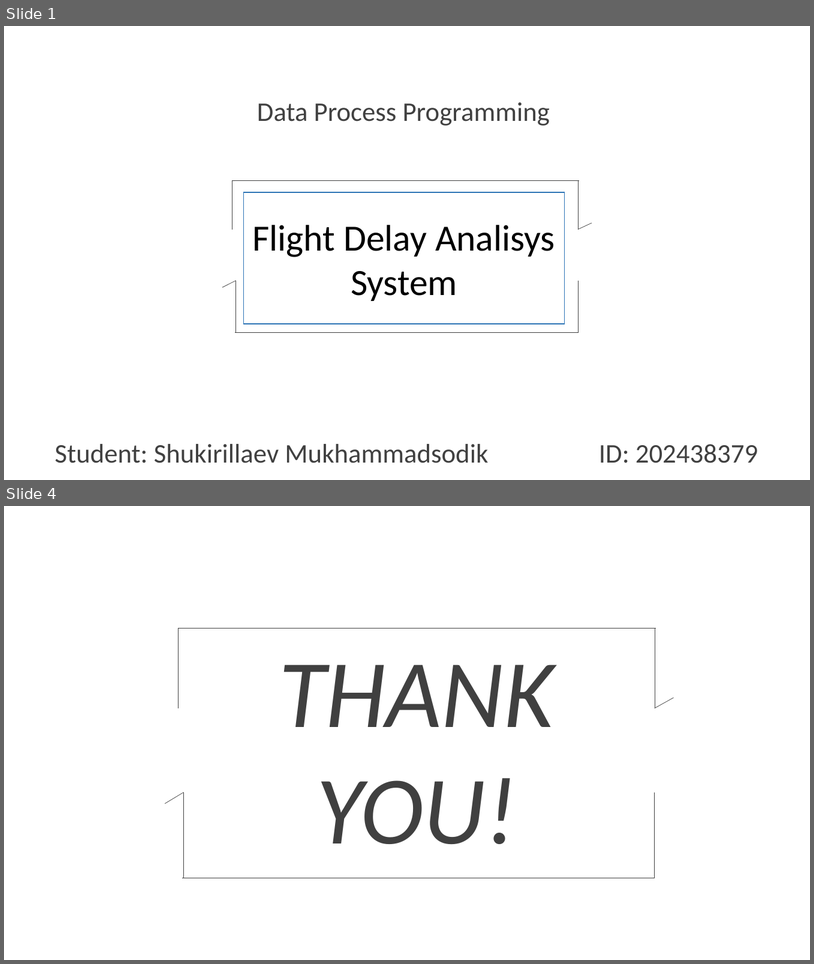
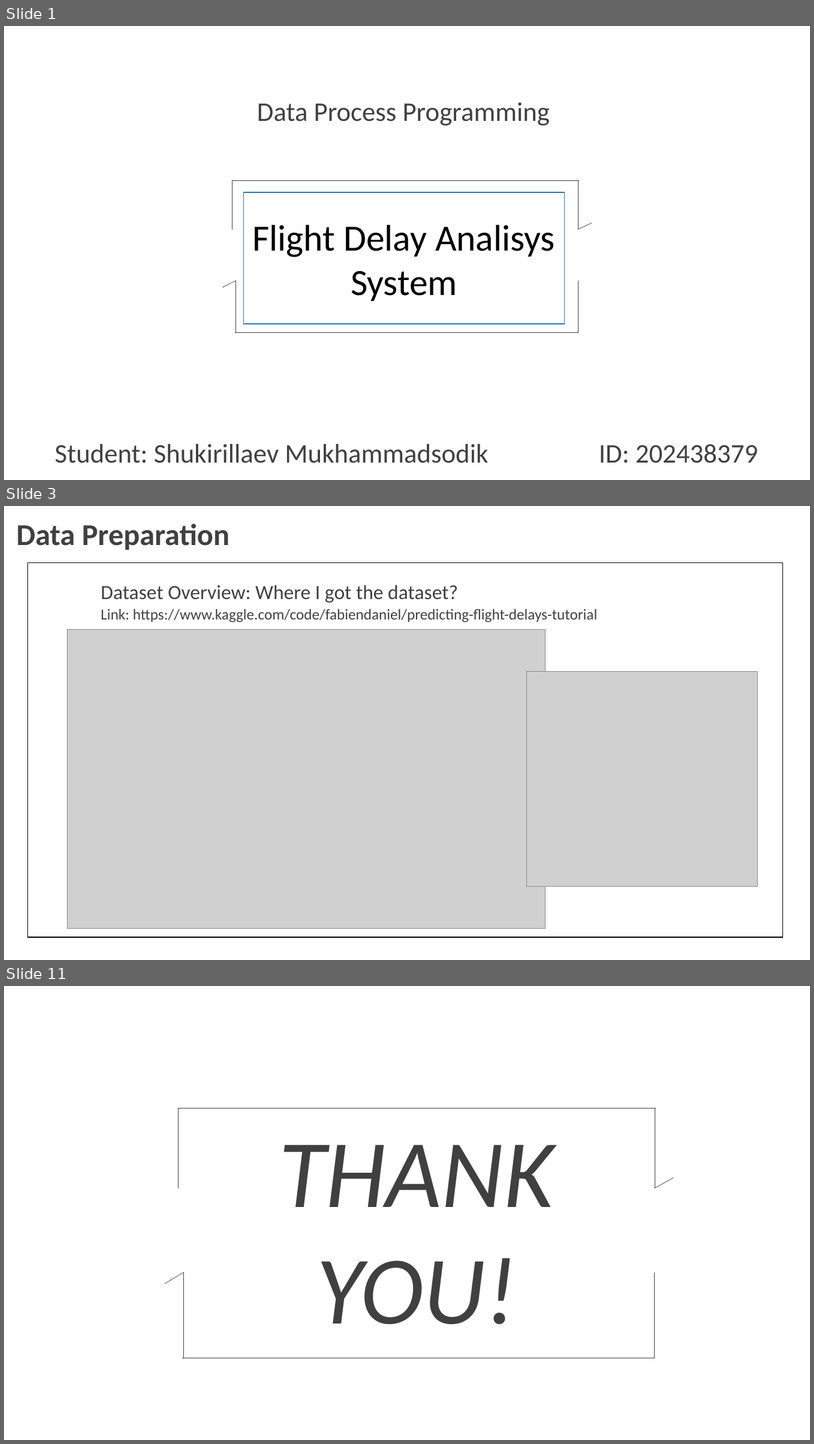
Before and after one commit to McLight-Note/Data_Process_Programming, a slide deck: Final_Project.pptx. Shown one above the other, each under a label of ours: slides 1 and 4 before the commit, slides 1, 3 and 11 after it; the slides between them are not shown. The pictures are 814x964 and 814x1444 pixels, drawn with LibreOffice and Linux fonts; fonts in the diff are those of the drawing; grey boxes stand for pictures; background and template pictures are left out. Boxes give left, top, right and bottom in pixels: in the first picture for what was removed or moved away, otherwise in the second. Text is boxed around its words. In the diff, an @@ line names an element or a change of style, - is before the commit and + after.

```diff
--- a/Final_Project.pptx
+++ b/Final_Project.pptx
@@ slide 3 added at <box>4,506,810,960</box>, background picture (left out) @@
@@ text added at <box>17,523,230,550</box>, 36 pt, text #404040, bold @@
+Data Preparation
@@ rectangle added at <box>27,563,783,937</box>, outline #000000 1 pt @@
@@ text added at <box>101,585,597,622</box>, 18 pt, text #404040 @@
+  Dataset Overview: Where I got the dataset?
+  Link: https://www.kaggle.com/code/fabiendaniel/predicting-flight-delays-tutorial
@@ picture added at <box>68,630,546,928</box> @@
@@ picture added at <box>527,671,758,886</box> @@
@@ what was slide 4 is now slide 11 @@
```
Also in this commit, not shown: 1 slide changed, 7 other slides added, 1 slide removed.
